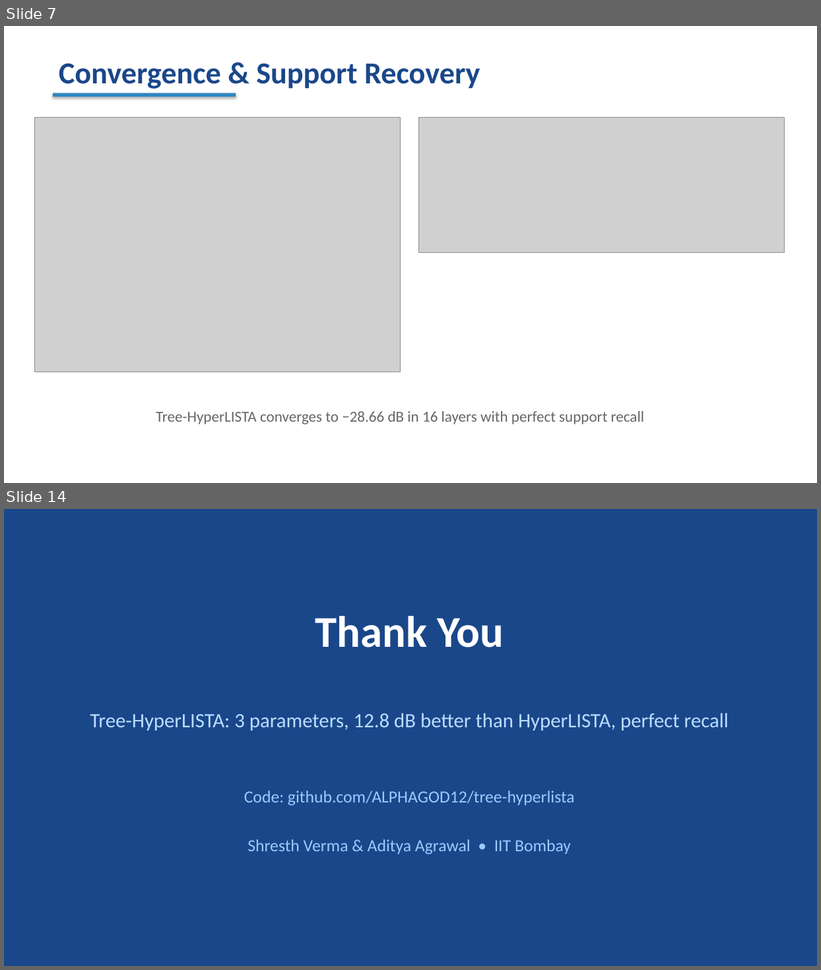
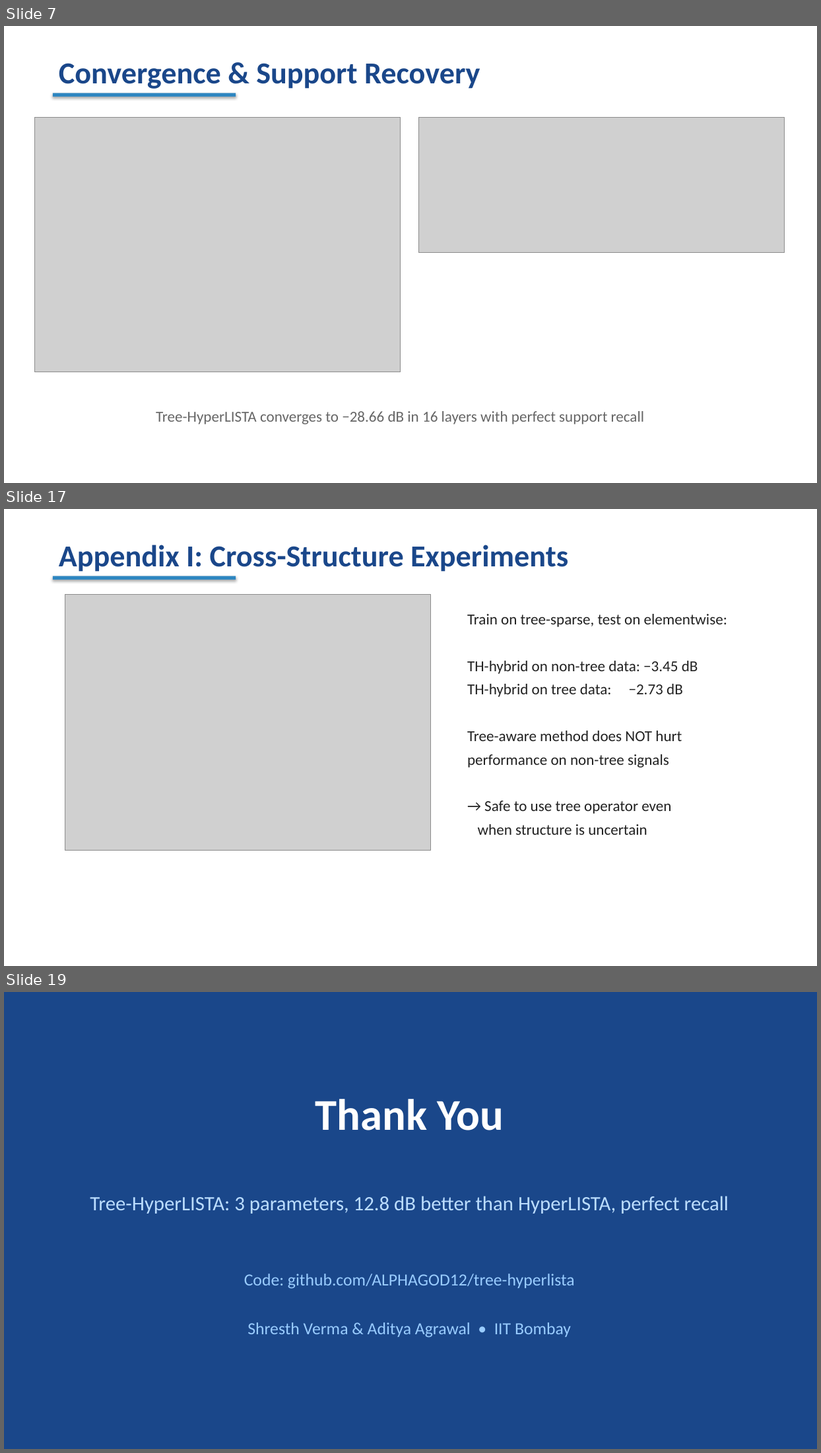
Before and after one commit to ALPHAGOD12/tree-hyperlista, a slide deck: paper/tree_hyperlista_slides.pptx. Shown one above the other, each under a label of ours: slides 7 and 14 before the commit, slides 7, 17 and 19 after it; the slides between them are not shown. The pictures are 821x970 and 821x1453 pixels, drawn with LibreOffice and Linux fonts; fonts in the diff are those of the drawing; grey boxes stand for pictures. Boxes give left, top, right and bottom in pixels: in the first picture for what was removed or moved away, otherwise in the second. Text is boxed around its words. In the diff, an @@ line names an element or a change of style, - is before the commit and + after.

```diff
--- a/paper/tree_hyperlista_slides.pptx
+++ b/paper/tree_hyperlista_slides.pptx
@@ slide 17 added at bbox=[4, 509, 817, 966], background #FFFFFF @@
@@ text added at bbox=[59, 545, 568, 572], 36 pt, text #1A478A, bold @@
+Appendix I: Cross-Structure Experiments
@@ rectangle added at bbox=[53, 576, 236, 580], fill #2E86C1 @@
@@ picture added at bbox=[65, 594, 431, 851] @@
@@ text added at bbox=[467, 614, 727, 835], 18 pt, text #222222 @@
+Train on tree-sparse, test on elementwise:
+TH-hybrid on non-tree data: −3.45 dB
+TH-hybrid on tree data: −2.73 dB
+Tree-aware method does NOT hurt
+performance on non-tree signals
+→ Safe to use tree operator even
+when structure is uncertain
@@ what was slide 14 is now slide 19 @@
```
Also in this commit, not shown: 10 slides changed, 4 other slides added, 3 other files.
